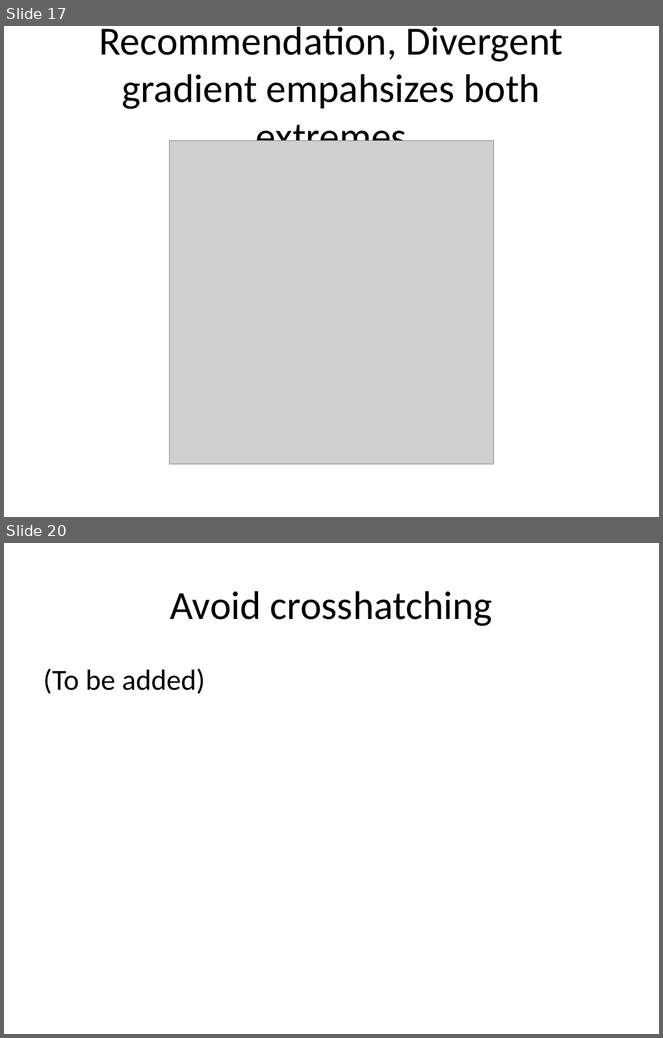
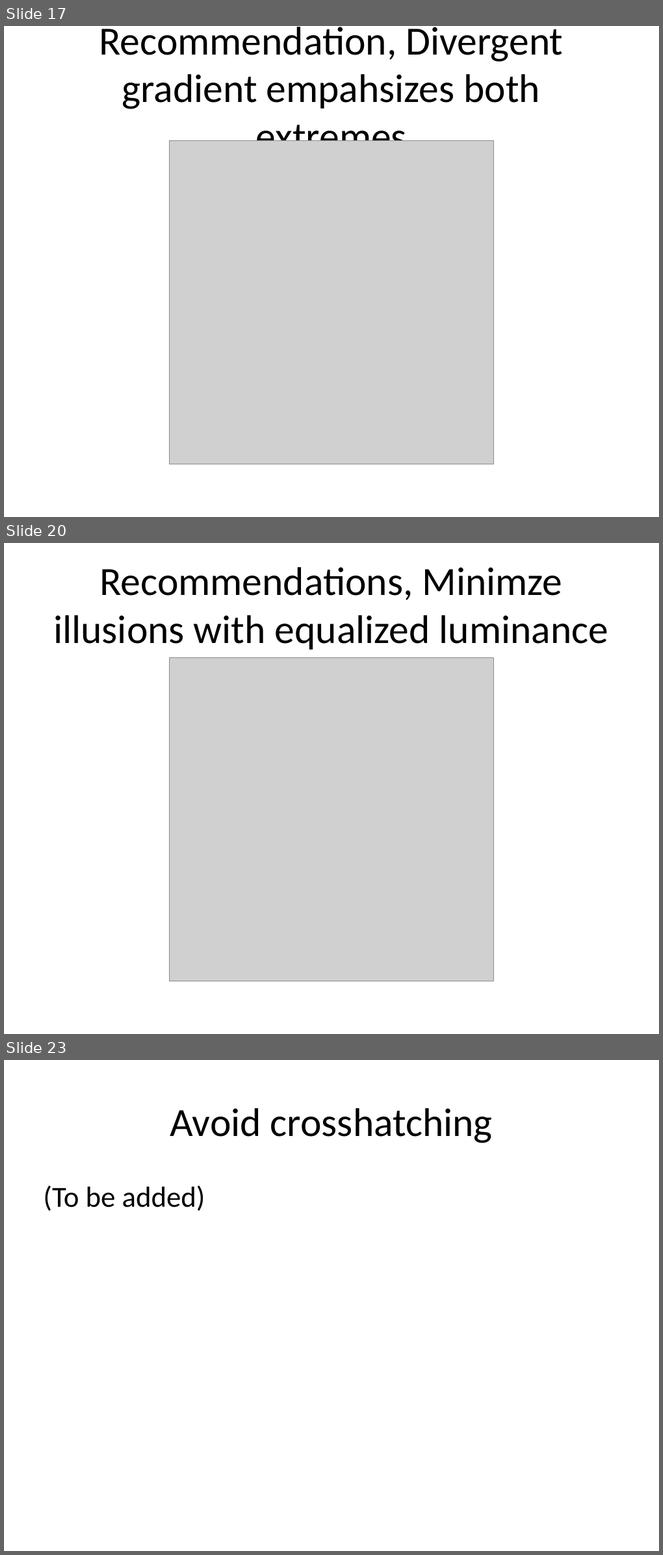
Before and after one commit to pmean/data-visualization, a slide deck: data-viz-02/component/recommendations-colors.pptx. Shown one above the other, each under a label of ours: slides 17 and 20 before the commit, slides 17, 20 and 23 after it; the slides between them are not shown. The pictures are 663x1038 and 663x1555 pixels, drawn with LibreOffice and Linux fonts; fonts in the diff are those of the drawing; grey boxes stand for pictures. Boxes give left, top, right and bottom in pixels: in the first picture for what was removed or moved away, otherwise in the second. Text is boxed around its words. In the diff, an @@ line names an element or a change of style, - is before the commit and + after.

Commit message:
Categorical recommendations for color in data-viz-02

```diff
--- a/data-viz-02/component/recommendations-colors.pptx
+++ b/data-viz-02/component/recommendations-colors.pptx
@@ slide 20 added at box(4, 543, 659, 1034), background #FFFFFF @@
@@ title added at box(53, 567, 608, 650), 44 pt, text #000000 @@
+Recommendations, Minimze illusions with equalized luminance
@@ picture added at box(170, 657, 493, 981) @@
@@ what was slide 20 is now slide 23 @@
```
Also in this commit, not shown: 1 slide changed, 3 other slides added, 1 slide removed, 9 other files.
